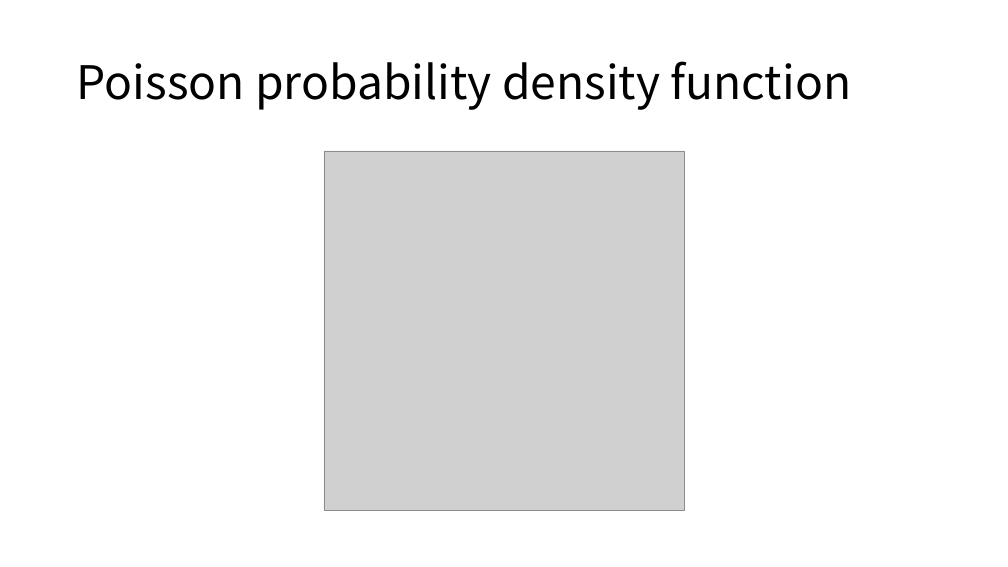
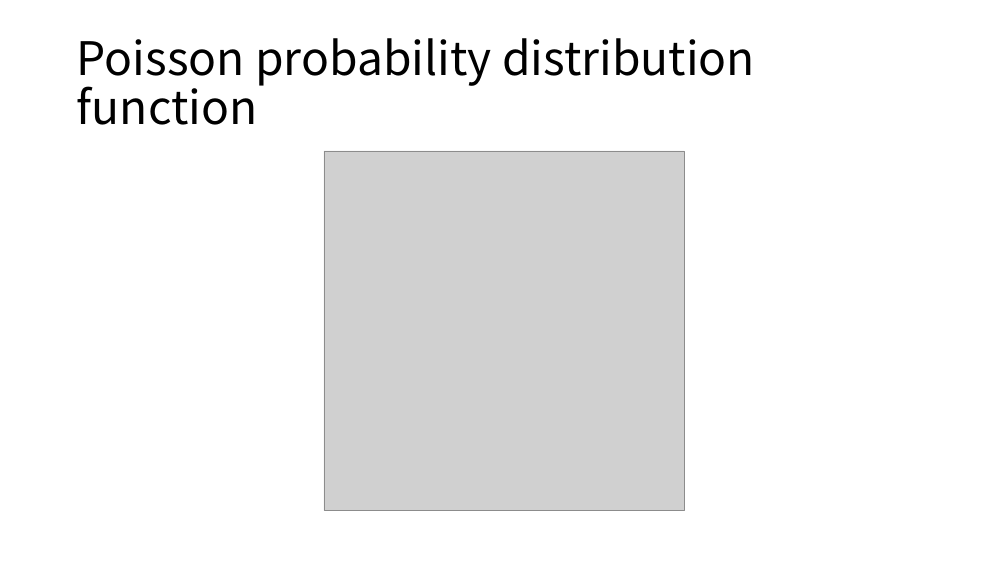
Before and after one commit to ksublee/SSuR, a slide deck: slide 26 of ppt/9.Discrete random variable.pptx. Drawn at 1008x567 pixels with LibreOffice and Linux fonts; fonts in the diff are those of the drawing; grey boxes stand for pictures. Boxes give left, top, right and bottom in pixels: in the first picture for what was removed or moved away, otherwise in the second. Text is boxed around its words. In the diff, an @@ line names an element or a change of style, - is before the commit and + after.

```diff
--- a/ppt/9.Discrete random variable.pptx
+++ b/ppt/9.Discrete random variable.pptx
@@ title at (x1=77, y1=38, x2=755, y2=125): text changed @@
-Poisson probability density function
+Poisson probability distribution function
```
Also in this commit, not shown: 4 other slides changed, 23 other files.
